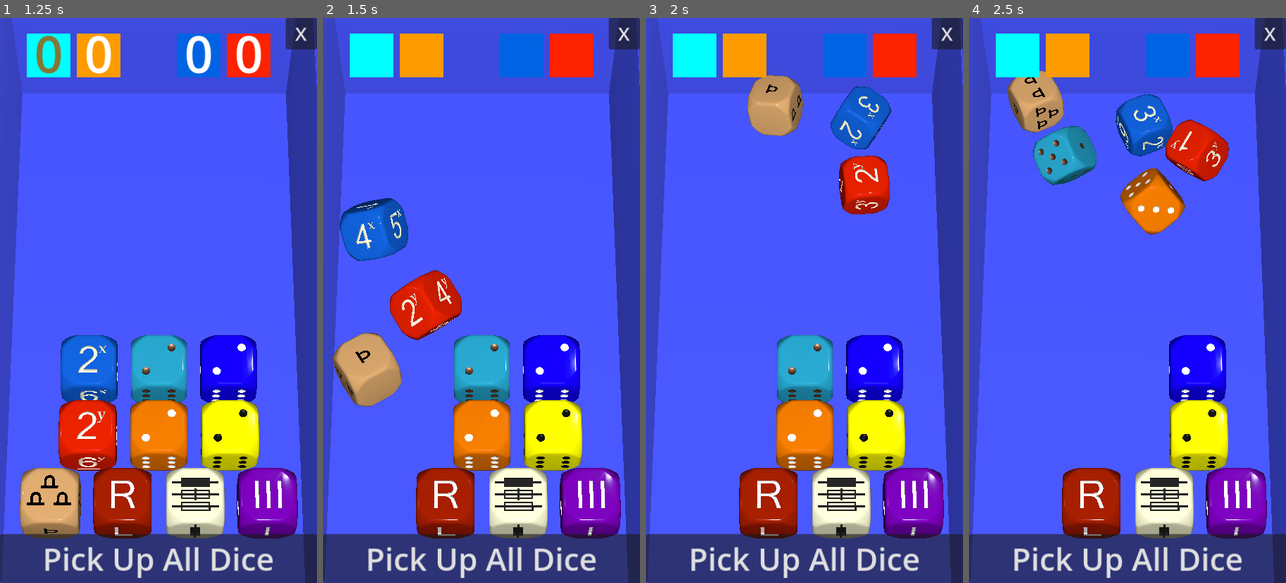
Above: before the commit, frames 1-4 (left to right).
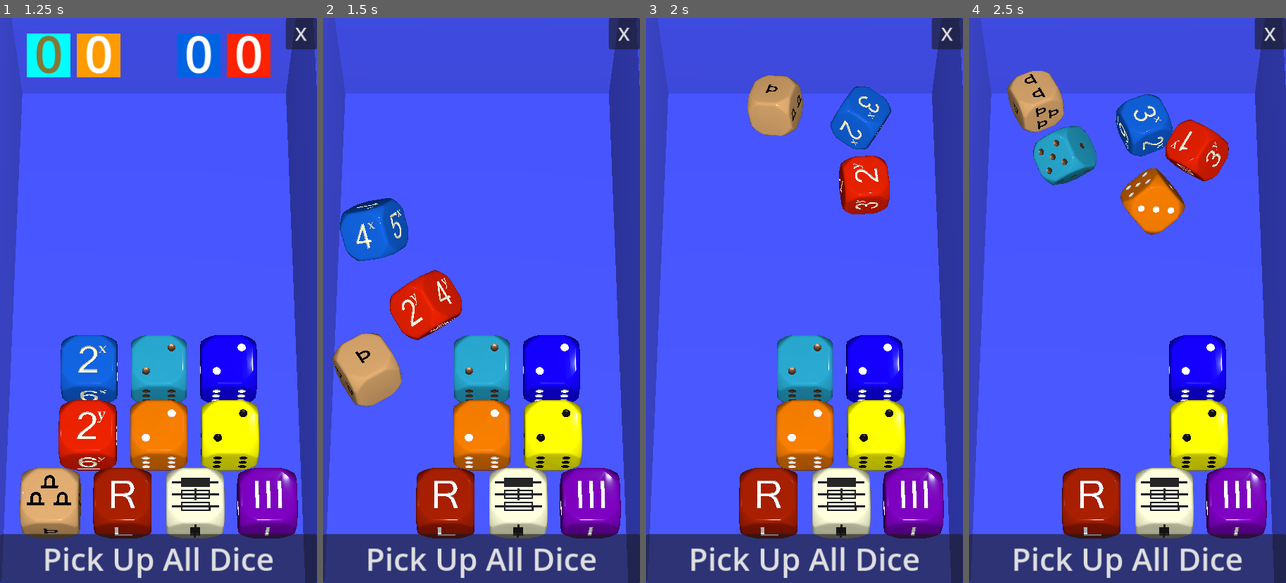
Above: after the commit, the same moments.

Repository: Teufelauto/2D6D-Dice
Game: Godot game, scene res://DiceTrayData/dice_start_menu.tscn
Two runs of this game, one before a commit and one after it. Both use one fixed random seed, a clock stepped at 60 frames per second and the inputs below.
Inputs (mouse positions are in pixels of both pictures, inside the frame that each line leads up to):
- Up to frame 1 (1.25 s): click "Play" at 0.5 s
- Up to frame 2 (1.5 s): click (411, 402) at 1.25 s
- Up to frame 3 (2 s): no input
- Up to frame 4 (2.5 s): click (1127, 402) at 2 s

Frame 1 is identical in both runs. In frame 2, 4.3% of the frame differs, in the area x 8-86%, y 2-11%; in frame 3, 4.3%; in frame 4, 4.3%.

Commit message:
Scoreboard Update on roll
visible=false

Diff:
--- a/DiceTrayData/DiceTray.gd
+++ b/DiceTrayData/DiceTray.gd
@@ -76,10 +76,17 @@
 	center_result_label.text = ""
 	x_result_label.text = ""
 	y_result_label.text = ""
+
+	%D66PrimaryPolygon2D.visible = false
 	d_66_primary_label.text = ""
+	%D66SecondaryPolygon2D.visible = false
 	d_66_secondary_label.text = ""
+
+	%TwoD6PrimaryPolygon2D2.visible = false
 	primary_label.text = ""
+	%TwoD6SecondaryPolygon2D2.visible = false
 	secondary_label.text = ""
+
 	exit_number_label.text = ""
 	room_size_x_roll_int = 0
 	room_size_y_roll_int = 0
--- a/dice_world.tscn
+++ b/dice_world.tscn
@@ -60,6 +60,7 @@
 grow_vertical = 2
 
 [node name="D66PrimaryPolygon2D" type="Polygon2D" parent="DiceTray/DiceCanvas/D66ScoreBoard"]
+unique_name_in_owner = true
 self_modulate = Color(0, 1, 1, 1)
 position = Vector2(42, 25)
 scale = Vector2(7, 7)
@@ -67,6 +68,7 @@
 polygon = PackedVector2Array(0, 0, 0, 10, 10, 10, 10, 0)
 
 [node name="D66SecondaryPolygon2D" type="Polygon2D" parent="DiceTray/DiceCanvas/D66ScoreBoard"]
+unique_name_in_owner = true
 self_modulate = Color(0.992157, 0.607843, 0, 1)
 position = Vector2(122, 25)
 scale = Vector2(7, 7)
@@ -115,6 +117,7 @@
 grow_vertical = 2
 
 [node name="TwoD6PrimaryPolygon2D2" type="Polygon2D" parent="DiceTray/DiceCanvas/TwoD6ScoreBoard"]
+unique_name_in_owner = true
 self_modulate = Color(0, 0.390029, 0.890217, 1)
 position = Vector2(282, 25)
 scale = Vector2(7, 7)
@@ -122,6 +125,7 @@
 polygon = PackedVector2Array(0, 0, 0, 10, 10, 10, 10, 0)
 
 [node name="TwoD6SecondaryPolygon2D2" type="Polygon2D" parent="DiceTray/DiceCanvas/TwoD6ScoreBoard"]
+unique_name_in_owner = true
 self_modulate = Color(0.992157, 0.133333, 0, 1)
 position = Vector2(362, 25)
 scale = Vector2(7, 7)
